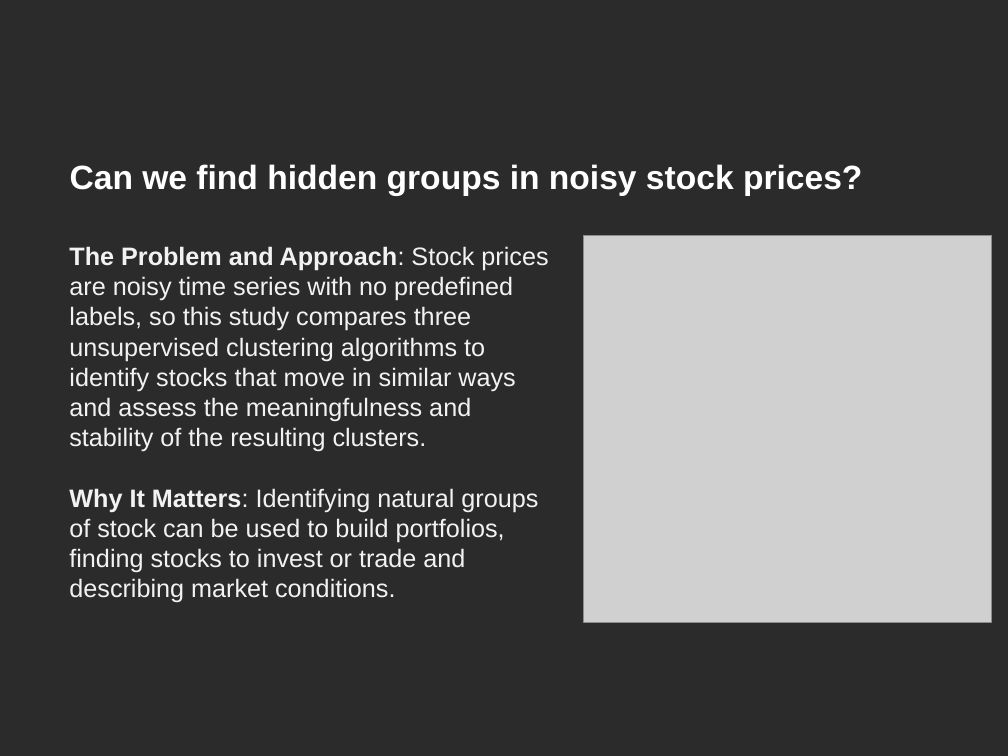
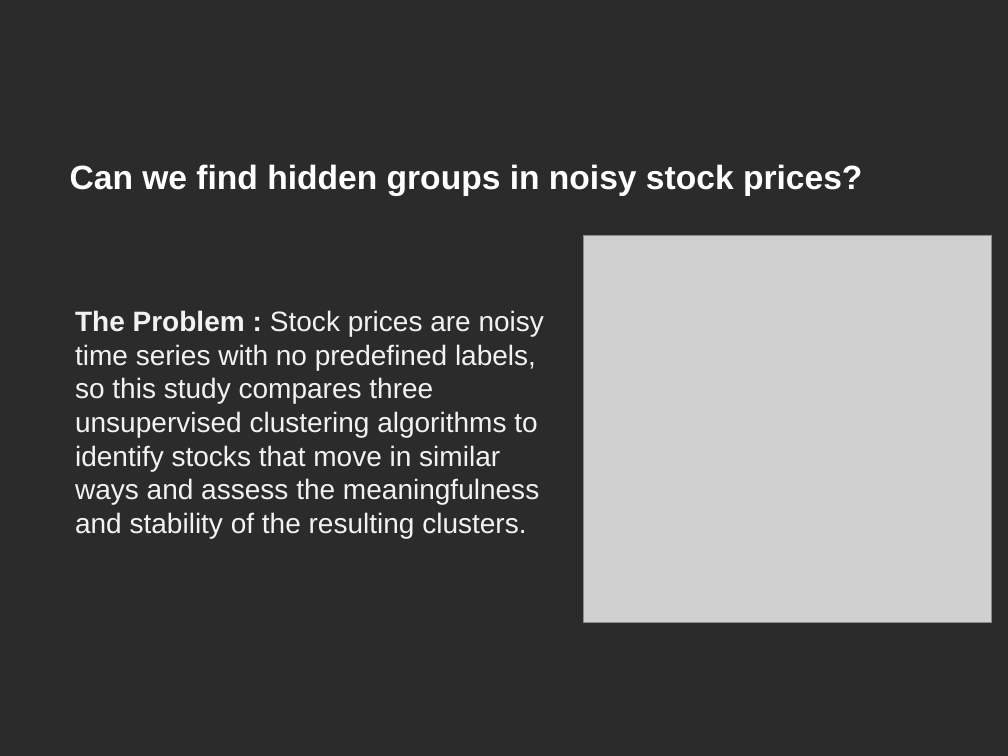
Before and after one commit to divyalakshmiram7-pixel/stockpricemovement, a slide deck: slide 2 of CSDI-14261808-am.pptx. Drawn at 1008x756 pixels with LibreOffice and Linux fonts; fonts in the diff are those of the drawing; grey boxes stand for pictures; background and template pictures are left out; a plain dark background stands for a picture behind light text. Boxes give left, top, right and bottom in pixels: in the first picture for what was removed or moved away, otherwise in the second. Text is boxed around its words. In the diff, an @@ line names an element or a change of style, - is before the commit and + after.

```diff
--- a/CSDI-14261808-am.pptx
+++ b/CSDI-14261808-am.pptx
@@ text at (x1=75, y1=310, x2=544, y2=538): text changed; size 18 to 20 pt @@
-The Problem and Approach: Stock prices are noisy time series with no predefined labels, so this study compares three unsupervised clustering algorithms to identify stocks that move in similar ways and assess the meaningfulness and stability of the resulting clusters.
-Why It Matters: Identifying natural groups of stock can be used to build portfolios, finding stocks to invest or trade and describing market conditions.
+The Problem : Stock prices are noisy time series with no predefined labels, so this study compares three unsupervised clustering algorithms to identify stocks that move in similar ways and assess the meaningfulness and stability of the resulting clusters.
```
Also in this commit, not shown: 4 other slides changed, 4 slides added, 2 slides removed.
